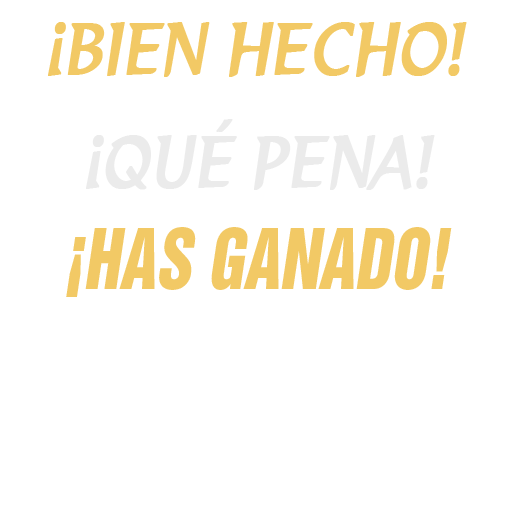
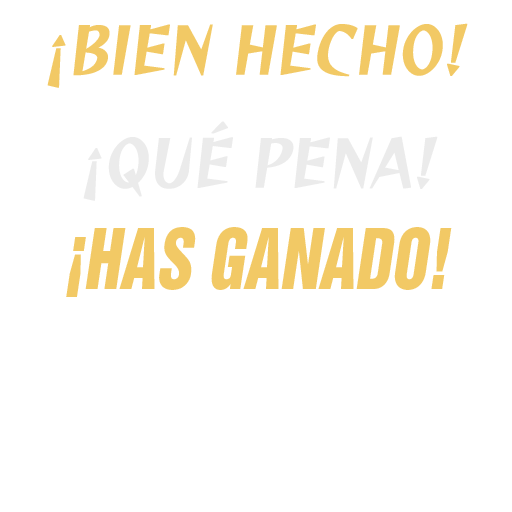
Before/after of a (512, 512) layered artwork. What changed in the layer stack:
painted on "¡BIEN HECHO!" over [47, 22, 468, 88]
painted on "¡QUÉ PENA!" over [83, 119, 438, 201]
